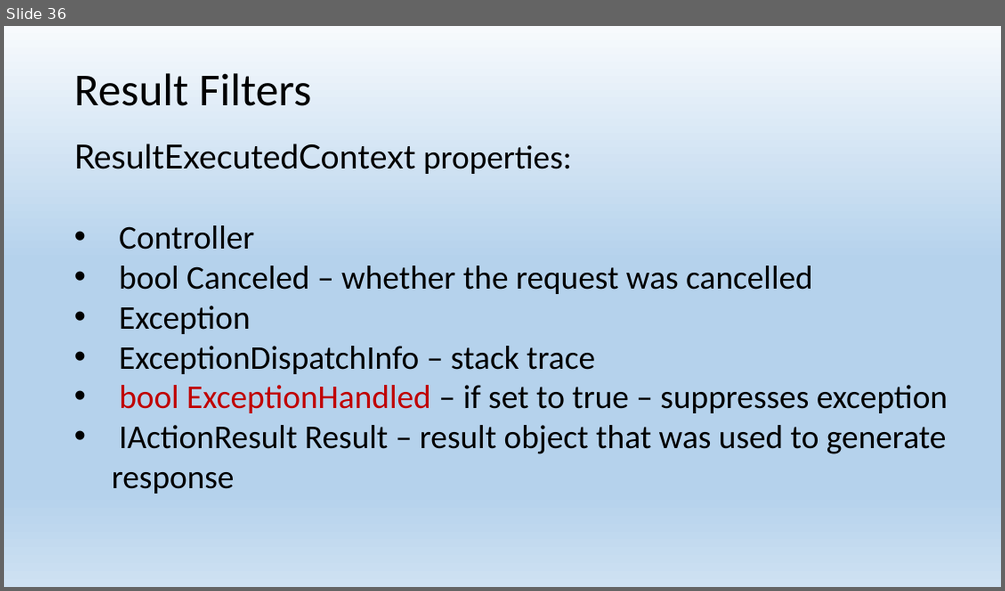
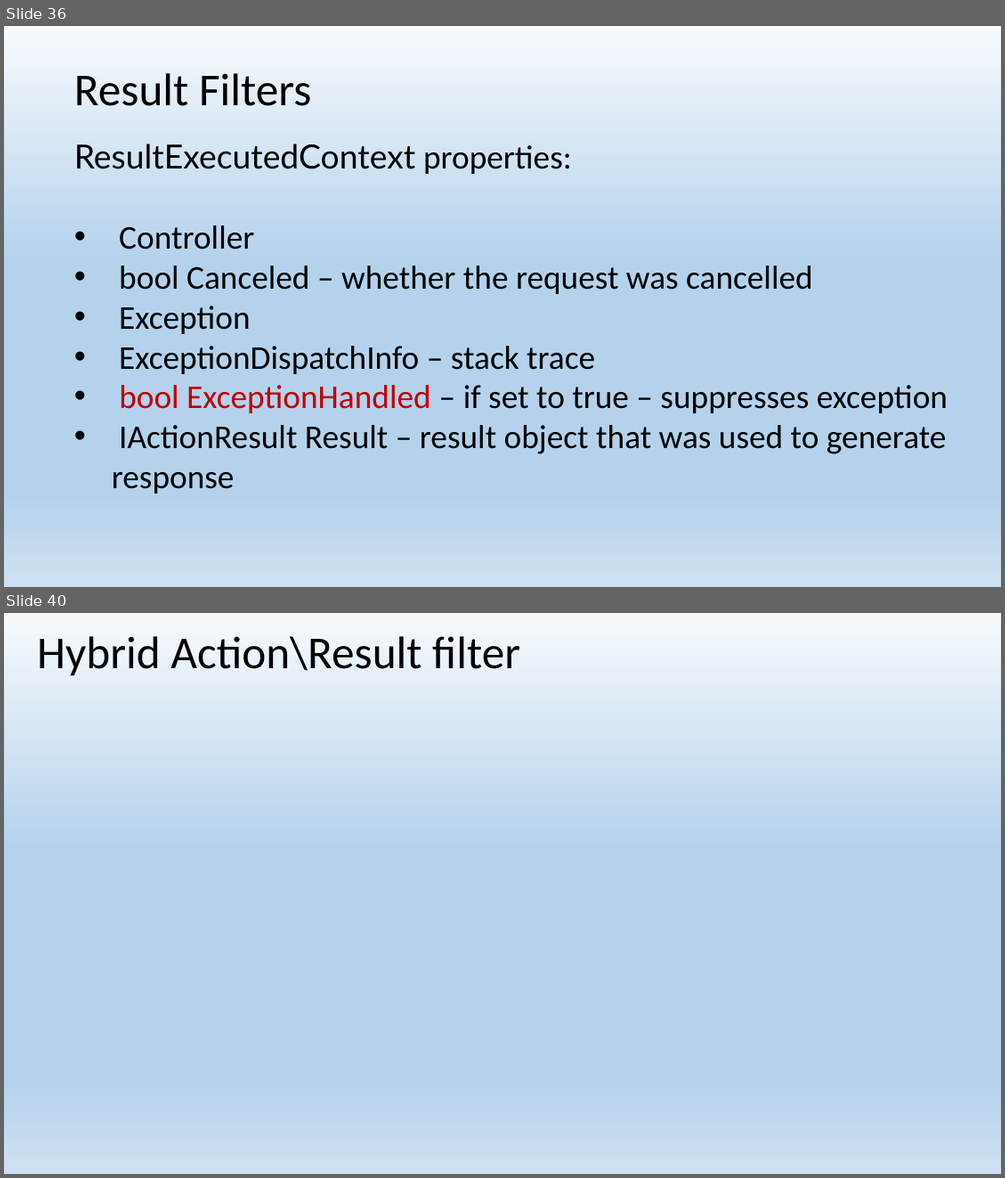
Before and after one commit to EPilyaev/ASPNetCoreMVC, a slide deck: AspNetCoreMVC.pptx. Shown one above the other, each under a label of ours: slide 36 before the commit, slides 36 and 40 after it; the slides between them are not shown. The pictures are 1005x591 and 1005x1178 pixels, drawn with LibreOffice and Linux fonts; fonts in the diff are those of the drawing. Boxes give left, top, right and bottom in pixels: in the first picture for what was removed or moved away, otherwise in the second. Text is boxed around its words. In the diff, an @@ line names an element or a change of style, - is before the commit and + after.

Commit message:
Add Result filter examples

```diff
--- a/AspNetCoreMVC.pptx
+++ b/AspNetCoreMVC.pptx
@@ slide 40 added at bbox=[4, 613, 1001, 1174], background gradient #F7FAFD to #B5D2EC to #CEE1F2 @@
@@ title added at bbox=[37, 636, 520, 676], 44 pt, text #000000 @@
+Hybrid Action\Result filter
```
Also in this commit, not shown: 3 other slides added, 1 slide removed, 3 other files.
